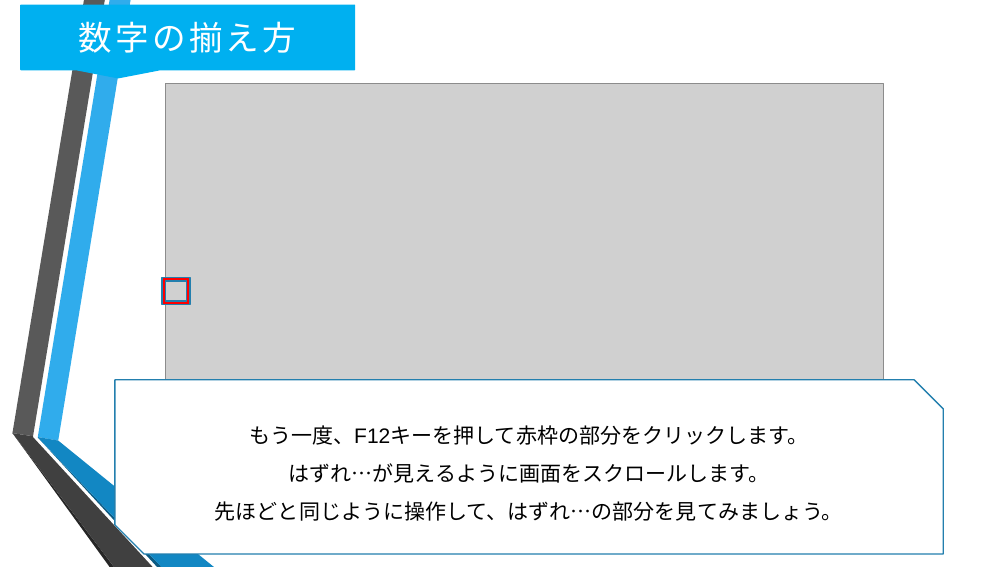
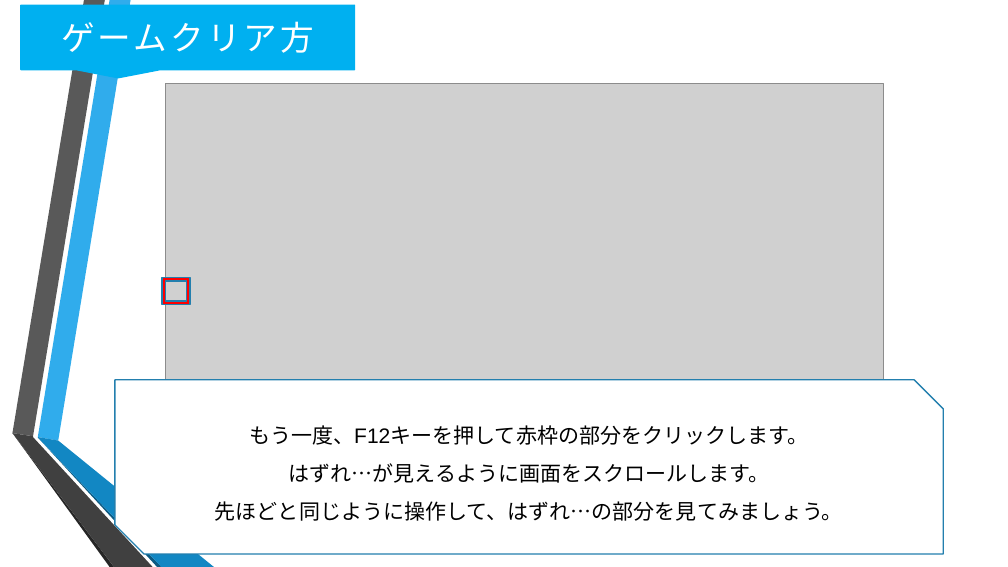
Before and after one commit to oono22/-, a slide deck: slide 16 of S-Learning Docment/S-Learn/狩り借り仮.pptx. Drawn at 1008x567 pixels with LibreOffice and Linux fonts; fonts in the diff are those of the drawing; grey boxes stand for pictures; background and template pictures are left out. Boxes give left, top, right and bottom in pixels: in the first picture for what was removed or moved away, otherwise in the second. Text is boxed around its words. In the diff, an @@ line names an element or a change of style, - is before the commit and + after.

```diff
--- a/S-Learning Docment/S-Learn/狩り借り仮.pptx
+++ b/S-Learning Docment/S-Learn/狩り借り仮.pptx
@@ text in speech box at (61,21,314,53): text changed @@
-数字の揃え方
+ゲームクリア方
```
Also in this commit, not shown: 7 other slides changed, 6 slides added.
